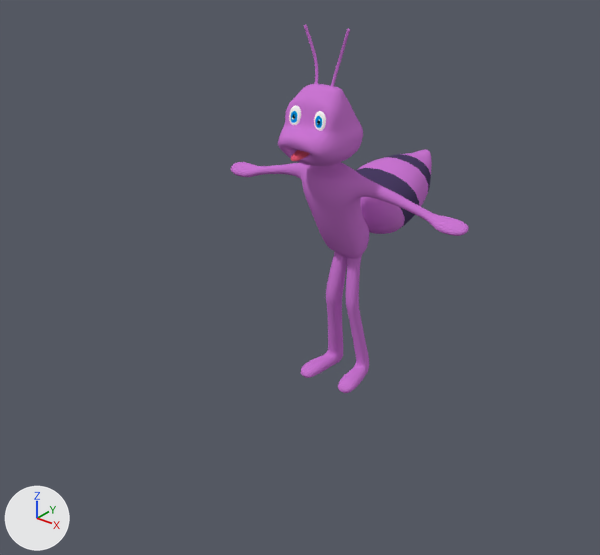
Two versions of the Blender file ProjetoUnity/Assets/Modelos/Formiga.blend, one commit apart.
The view is the same before and after, from a camera (50 mm lens) standing at (2.54, -3.66, 1.97) and looking at (-0.11, -0.35, -0.08). Arrows for +X, +Y and +Z are at lower left; the lights stay in place.

Before the edit, the objects in view are built like this:
```python
mat_skin = diffuse_material('Skin')
mat_skin.base_color = (0.598, 0.18, 0.65)  # pink #cb76d3
mat_tile = diffuse_material('Tile')
mat_tile.base_color = (0.0677, 0.047, 0.124)  # dark purple #4a3d63
me_formiga = bpy.data.meshes.new('Formiga')
me_formiga.from_pydata(...)  # 1277 vertices, 1338 faces; spans x -3.64..3.64, y -2.93..5.38, z -4.9..7.33
me_formiga.polygons.foreach_set('use_smooth', [True] * 1338)
# faces by material slot: [279, 8, 5, 1004, 32, 10]
me_formiga.materials.append(mat_skin)  # pink #cb76d3
me_formiga.materials.append(mat_tile)  # dark purple #4a3d63
me_formiga.materials.append(mat_material_007)  # red #e75a74
me_formiga.materials.append(mat_material_004)  # white #ffffff
me_formiga.materials.append(mat_material_005)  # blue #0098e7
me_formiga.materials.append(mat_material_006)  # black #000000
ob_corpo = bpy.data.objects.new('Corpo', me_formiga)
ob_corpo.location = (-0.007, -0.075, 0.044)
ob_corpo.scale = (0.223, 0.163, 0.173)
_m = ob_corpo.modifiers.new('Subsurf', 'SUBSURF')
_m.levels = 3
_m.render_levels = 1
```
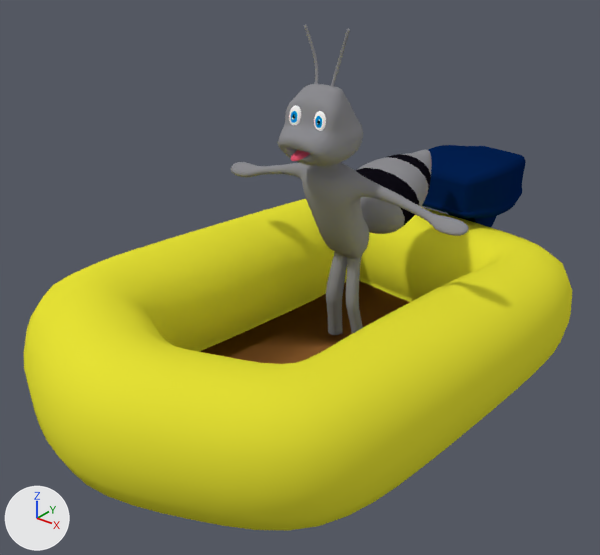
The newer file is also turned or shifted as a whole; pictures and numbers use the older file's frame.

Location of each change, [x1, y1, x2, y2] in pixels of the pictures (600 x 555 px):
'Barco', added (yellow)
    after: [24, 199, 572, 531]
    faces in mat_bote (yellow #e7e336): [24, 199, 572, 531]
    faces in mat_fundo (brown #8b5c30): [199, 281, 410, 364]
'Corpo', recoloured (pink to grey)
    both: [231, 25, 469, 393]
'Cube', added (blue)
    after: [422, 145, 526, 227]

What changed in the scene script:
```text
Change mat_skin:
    mat_skin.base_color: (0.598, 0.18, 0.65) -> (0.264, 0.263, 0.281)  # pink #cb76d3 -> grey #8c8c90
Change mat_tile:
    mat_tile.base_color: (0.0677, 0.047, 0.124) -> (0.00437, 0.00354, 0.00637)  # dark purple #4a3d63 -> black #0e0c13
Add mat_material:
    mat_material = diffuse_material('Material')
    mat_material.base_color = (0.000967, 0.0142, 0.08)  # dark blue #032050
Add mat_bote:
    mat_bote = diffuse_material('Bote')
    mat_bote.base_color = (0.8, 0.766, 0.037)  # yellow #e7e336
Add mat_fundo:
    mat_fundo = diffuse_material('Fundo')
    mat_fundo.base_color = (0.26, 0.108, 0.0294)  # brown #8b5c30
Add me_cube:
    me_cube.from_pydata(...)  # 1005 vertices, 971 faces, 1 loose edge; spans x -0.247..0.331, y -0.348..0.348, z -0.418..0.513
    me_cube.polygons.foreach_set('use_smooth', [True] * 971)
    me_cube.materials.append(mat_material)  # dark blue #032050
Add me_plane:
    me_plane.from_pydata(...)  # 1020 vertices, 1022 faces; spans x -0.73..0.73, y -2.06..0.23, z -0.23..0.23
    me_plane.polygons.foreach_set('use_smooth', [True] * 1022)
    # faces by material slot: [1020, 2]
    me_plane.materials.append(mat_bote)  # yellow #e7e336
    me_plane.materials.append(mat_fundo)  # brown #8b5c30
Add ob_cube:
    ob_cube = bpy.data.objects.new('Cube', me_cube)
    ob_cube.location = (0.012, 1.357, -0.417)
    ob_cube.rotation_euler = (-0.0942, 0.0349, 0.0)  # degrees (-5.4, 2, 0)
    ob_cube.scale = (1.32, 1.32, 1.32)
    _m = ob_cube.modifiers.new('Subsurf', 'SUBSURF')
Add ob_barco:
    ob_barco = bpy.data.objects.new('Barco', me_plane)
    ob_barco.location = (-0.005, 1.028, -0.471)
    ob_barco.rotation_euler = (-0.0942, 0.0349, 0.0)  # degrees (-5.4, 2, 0)
    ob_barco.scale = (1.5, 1.5, 1.5)
```
